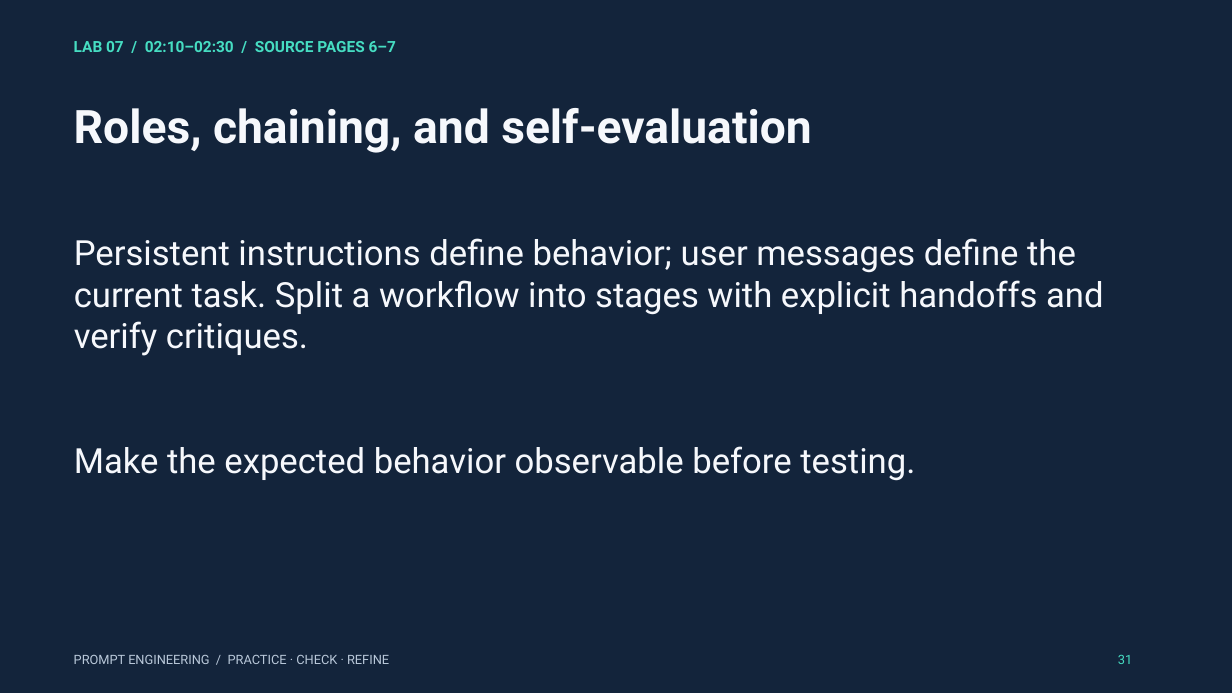
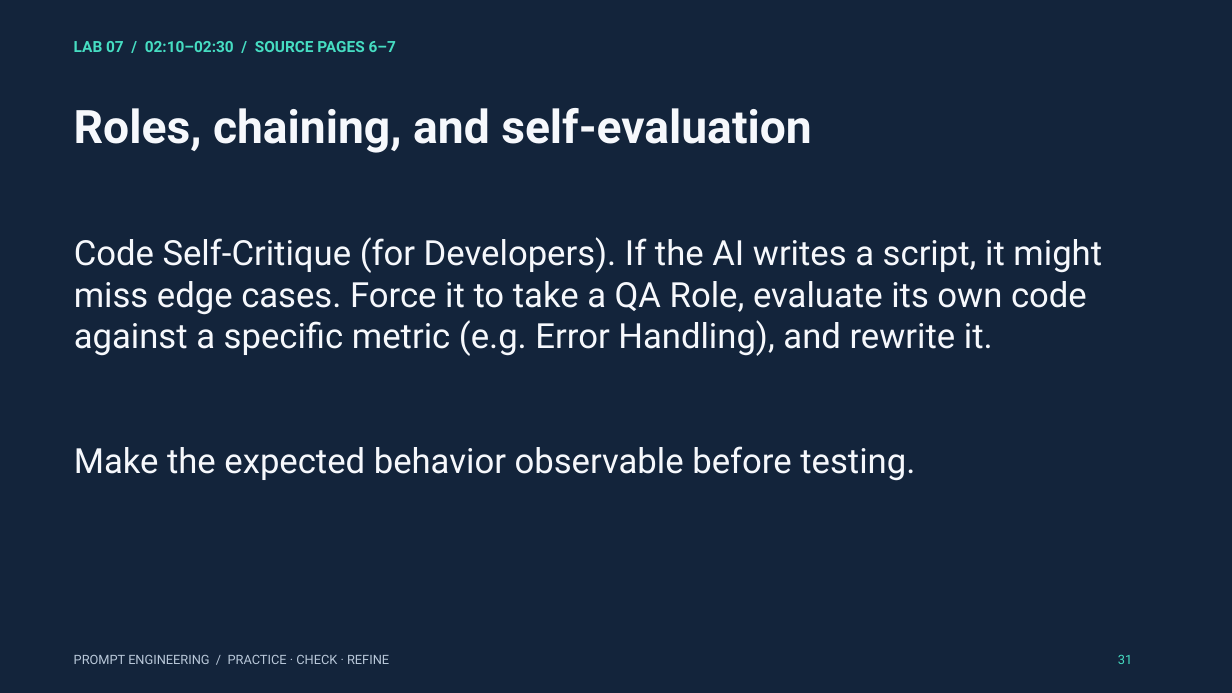
Before and after one commit to mahdimnkh81/prompt-engineering-workshop, a slide deck: slide 31 of materials/prompt_engineering_3_hour_workshop.pptx. Drawn at 1232x693 pixels with LibreOffice and Linux fonts; fonts in the diff are those of the drawing. Boxes give left, top, right and bottom in pixels: in the first picture for what was removed or moved away, otherwise in the second. Text is boxed around its words. In the diff, an @@ line names an element or a change of style, - is before the commit and + after.

```diff
--- a/materials/prompt_engineering_3_hour_workshop.pptx
+++ b/materials/prompt_engineering_3_hour_workshop.pptx
@@ text at (x1=74, y1=237, x2=1102, y2=356): text changed @@
-Persistent instructions define behavior; user messages define the current task. Split a workflow into stages with explicit handoffs and verify critiques.
+Code Self-Critique (for Developers). If the AI writes a script, it might miss edge cases. Force it to take a QA Role, evaluate its own code against a specific metric (e.g. Error Handling), and rewrite it.
```
Also in this commit, not shown: 19 other slides changed, 14 other files.
